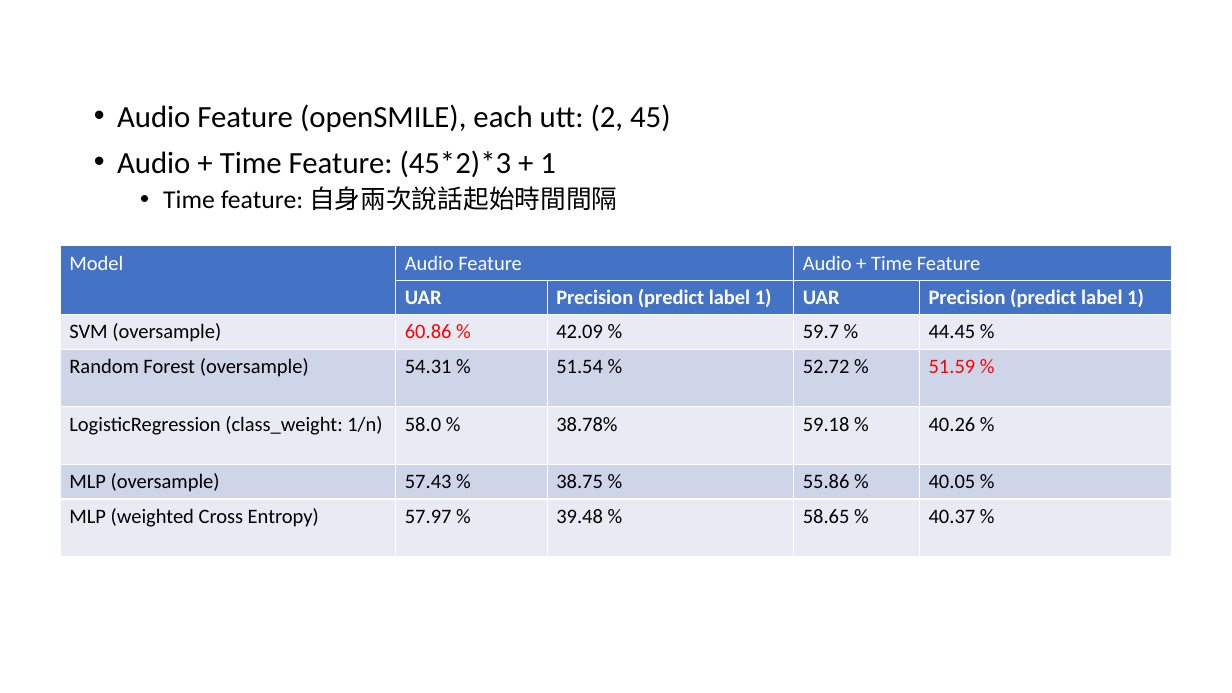
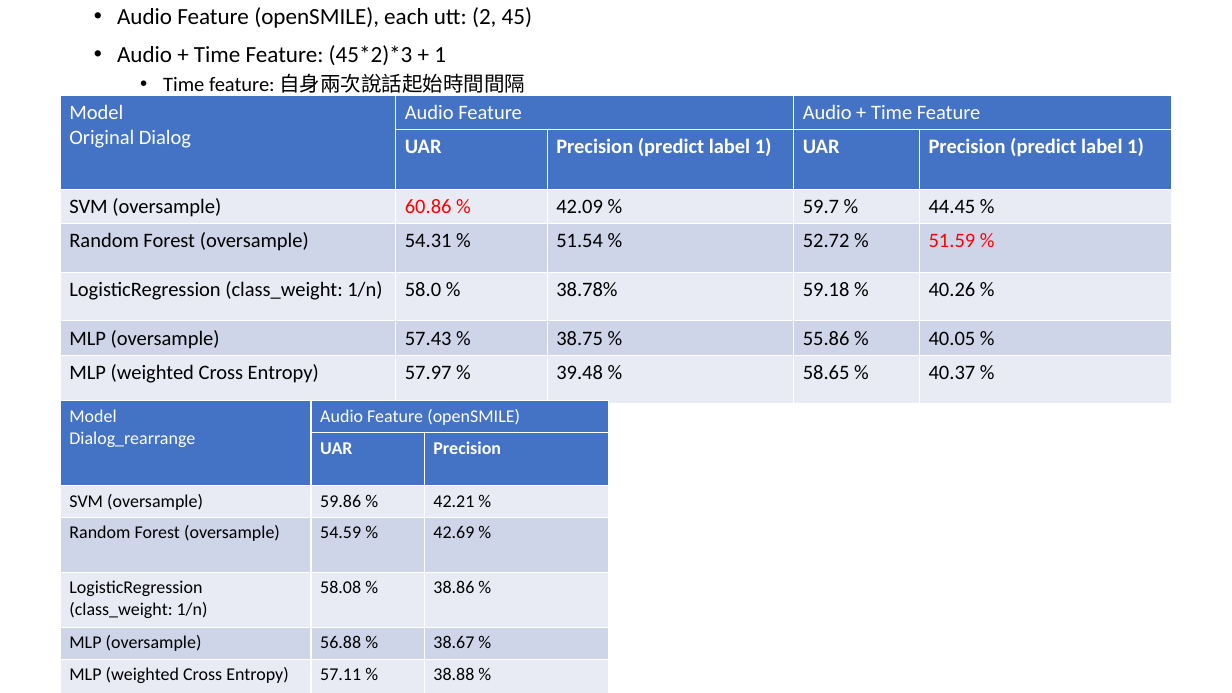
Before and after one commit to adam1214/Binary-Classifier-for-Self-Emotion-Shift, a slide deck: slide 2 of Results.pptx. Drawn at 1232x693 pixels with LibreOffice and Linux fonts; fonts in the diff are those of the drawing. Boxes give left, top, right and bottom in pixels: in the first picture for what was removed or moved away, otherwise in the second. Text is boxed around its words. In the diff, an @@ line names an element or a change of style, - is before the commit and + after.

```diff
--- a/Results.pptx
+++ b/Results.pptx
@@ text "Audio Feature (openSMILE), each utt: ..." at [117, 7, 532, 97]: size 24 to 18 pt in "Audio Feature (openSMILE), each utt: (2, 45)", "Audio + Time Feature: (45*2)*3 + 1"; size 20 to 16 pt in "Time feature: 自身兩次說話起始時間間隔" @@
@@ table at [60, 95, 1172, 387] @@
-row 1, column 1: Model
+row 1, column 1: Model / Original Dialog
@@ table: place and size @@
-table at [60, 246, 1172, 555]
+table at [60, 95, 1172, 387]
@@ table added at [60, 401, 610, 693], 7 rows, 3 columns @@
+Model / Dialog_rearrange | Audio Feature (openSMILE) | 
+ | UAR | Precision
+SVM (oversample) | 59.86 % | 42.21 %
+Random Forest (oversample) | 54.59 % | 42.69 %
+LogisticRegression (class_weight: 1/n) | 58.08 % | 38.86 %
+MLP (oversample) | 56.88 % | 38.67 %
+MLP (weighted Cross Entropy) | 57.11 % | 38.88 %
```
